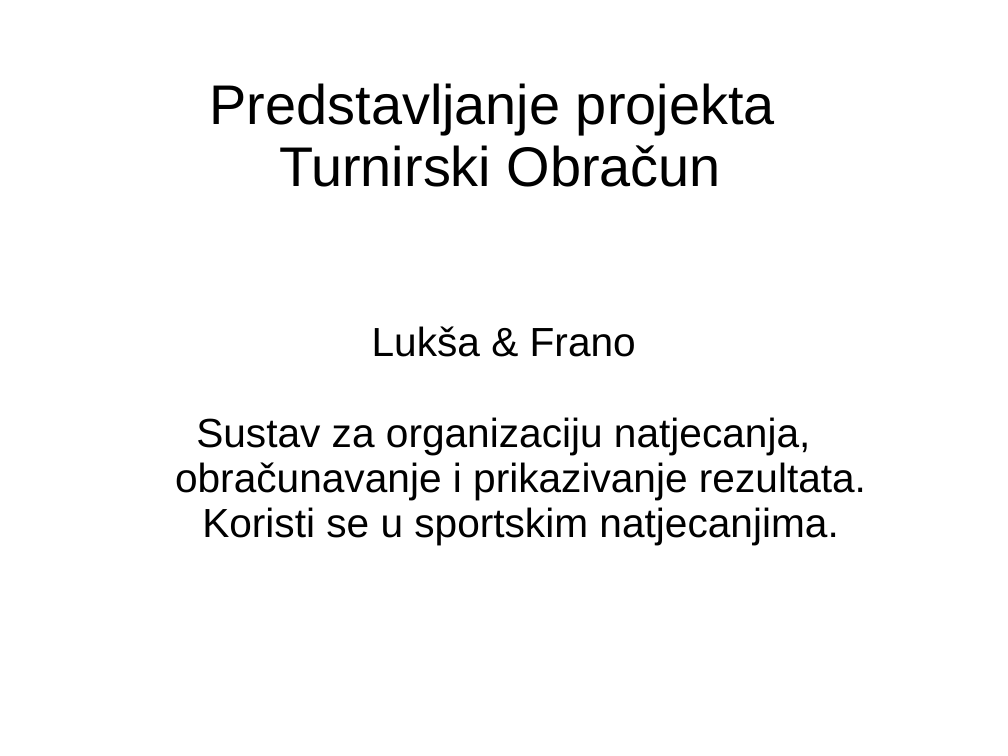
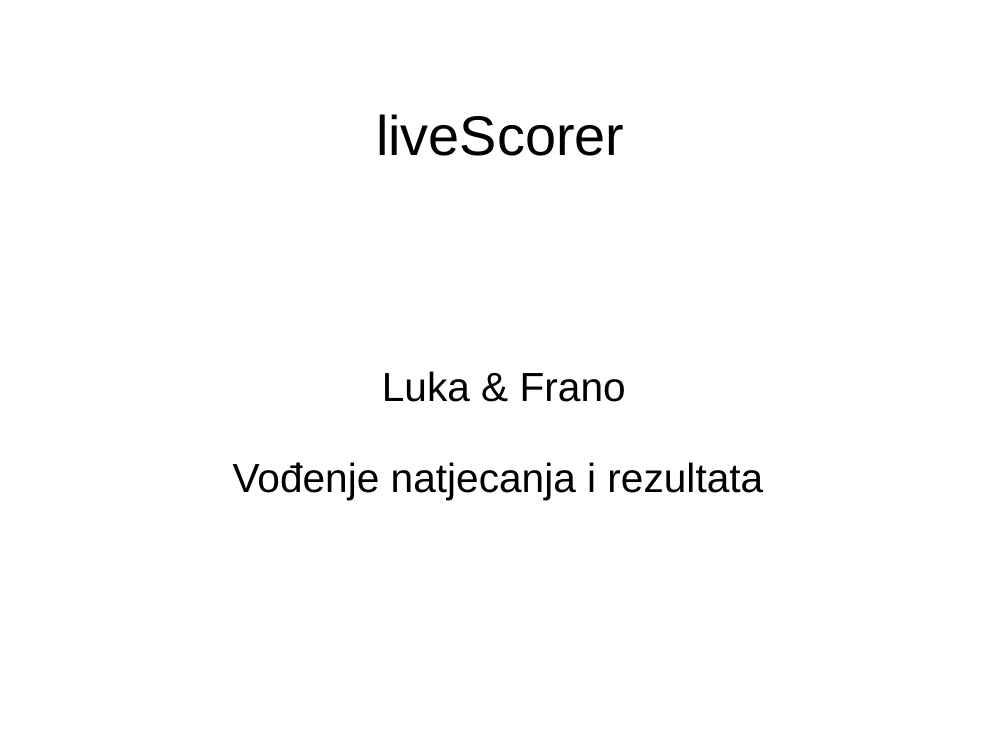
Before and after one commit to vidra74/Futura, a slide deck: slide 1 of Futura_StartUp.ppt. Drawn at 1008x756 pixels with LibreOffice and Linux fonts; fonts in the diff are those of the drawing; background and template pictures are left out. Boxes give left, top, right and bottom in pixels: in the first picture for what was removed or moved away, otherwise in the second. Text is boxed around its words. In the diff, an @@ line names an element or a change of style, - is before the commit and + after.

```diff
--- a/Futura_StartUp.ppt
+++ b/Futura_StartUp.ppt
@@ title at <box>376,114,624,156</box>: text changed @@
-Predstavljanje projekta
-Turnirski Obračun
+liveScorer
@@ subtitle at <box>233,371,763,500</box>: text changed @@
-Lukša & Frano
-Sustav za organizaciju natjecanja, obračunavanje i prikazivanje rezultata. Koristi se u sportskim natjecanjima.
+Luka & Frano
+Vođenje natjecanja i rezultata
```
Also in this commit, not shown: 3 other slides changed, 2 slides added, 3 slides removed, 4 other files.
